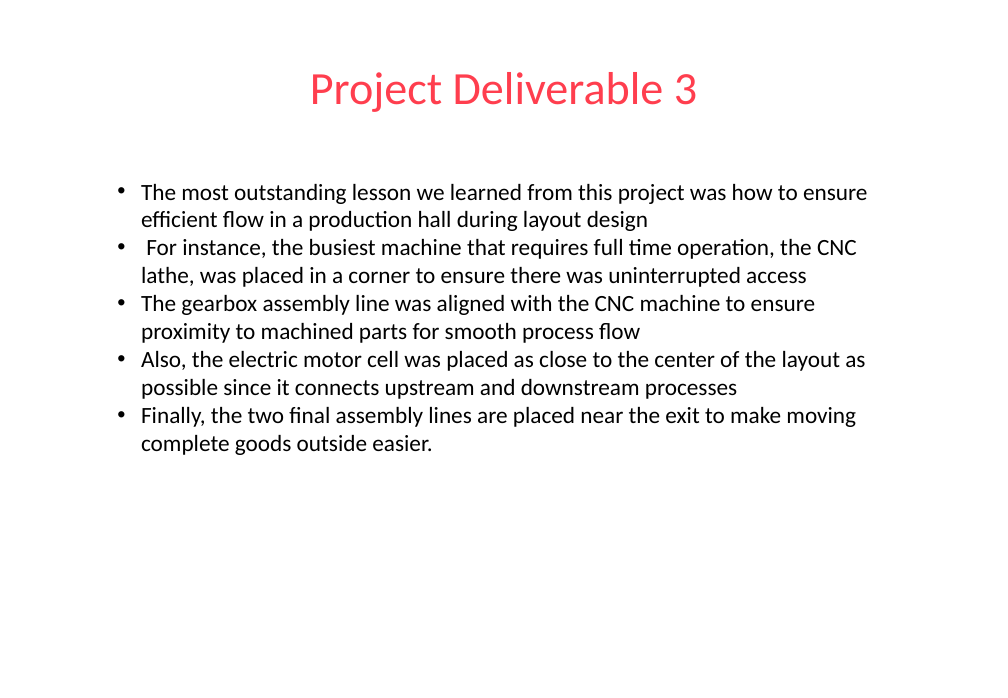
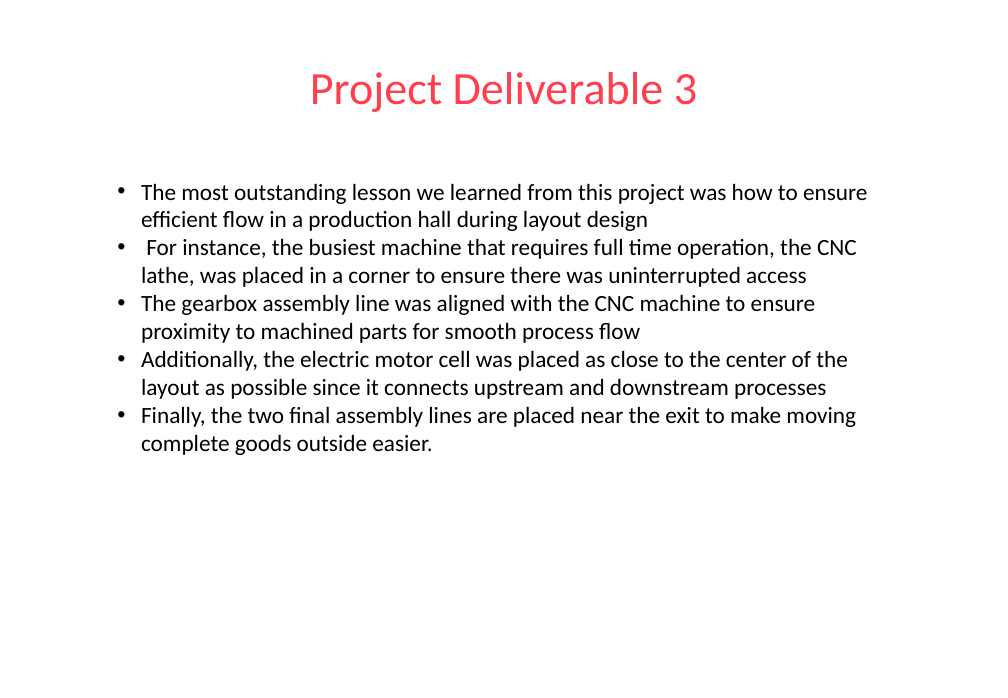
Before and after one commit to simuli/hello-world, a slide deck: slide 4 of ET131 Presentation Slides.pptx. Drawn at 1008x698 pixels with LibreOffice and Linux fonts; fonts in the diff are those of the drawing; background and template pictures are left out. Boxes give left, top, right and bottom in pixels: in the first picture for what was removed or moved away, otherwise in the second. Text is boxed around its words. In the diff, an @@ line names an element or a change of style, - is before the commit and + after.

```diff
--- a/ET131 Presentation Slides.pptx
+++ b/ET131 Presentation Slides.pptx
@@ text at (x1=141, y1=351, x2=848, y2=399): text changed @@
-• Also, the electric motor cell was placed as close to the center of the layout as possible since it connects upstream and downstream processes
+• Additionally, the electric motor cell was placed as close to the center of the layout as possible since it connects upstream and downstream processes
```
Also in this commit, not shown: 1 other slide changed, 1 slide added.
